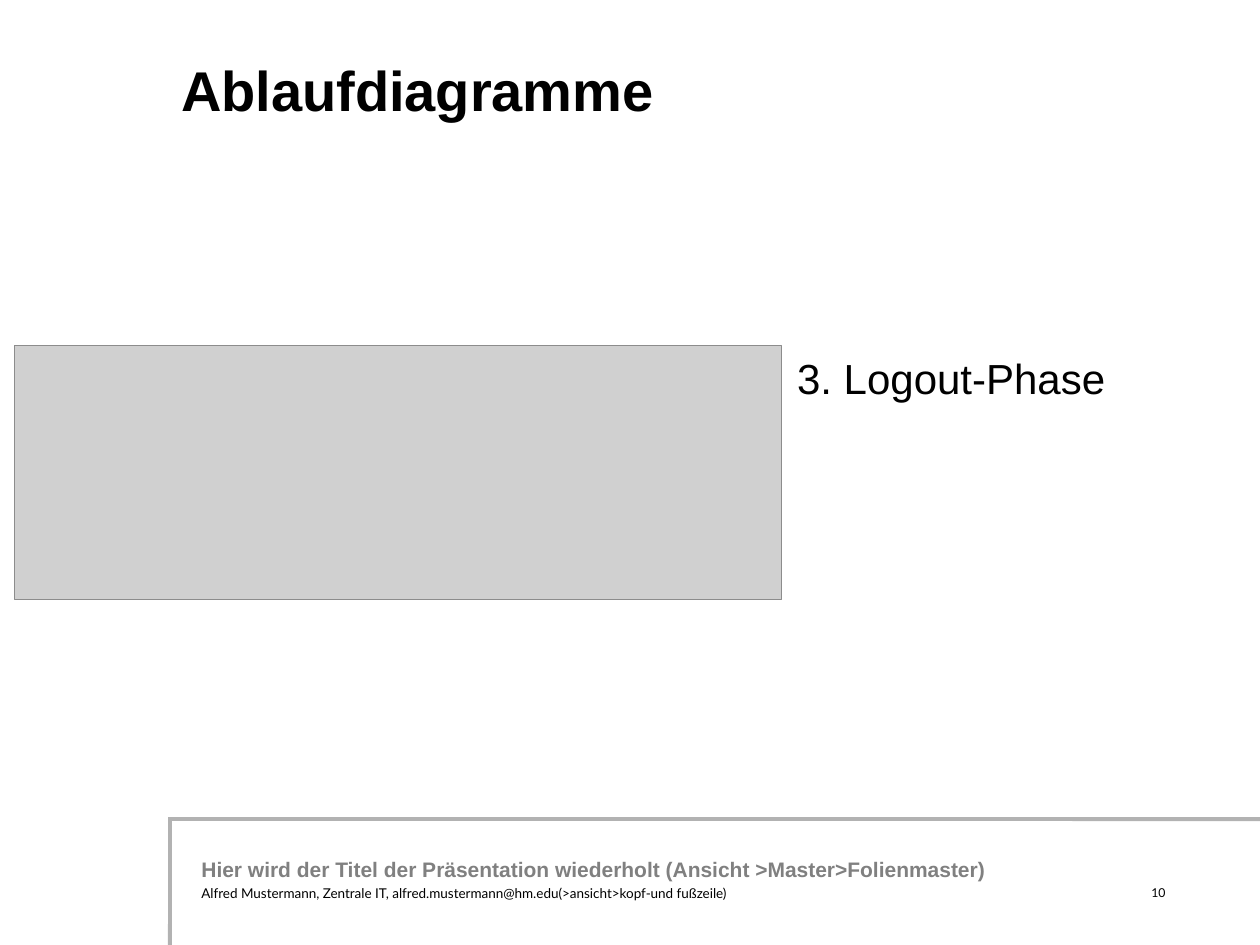
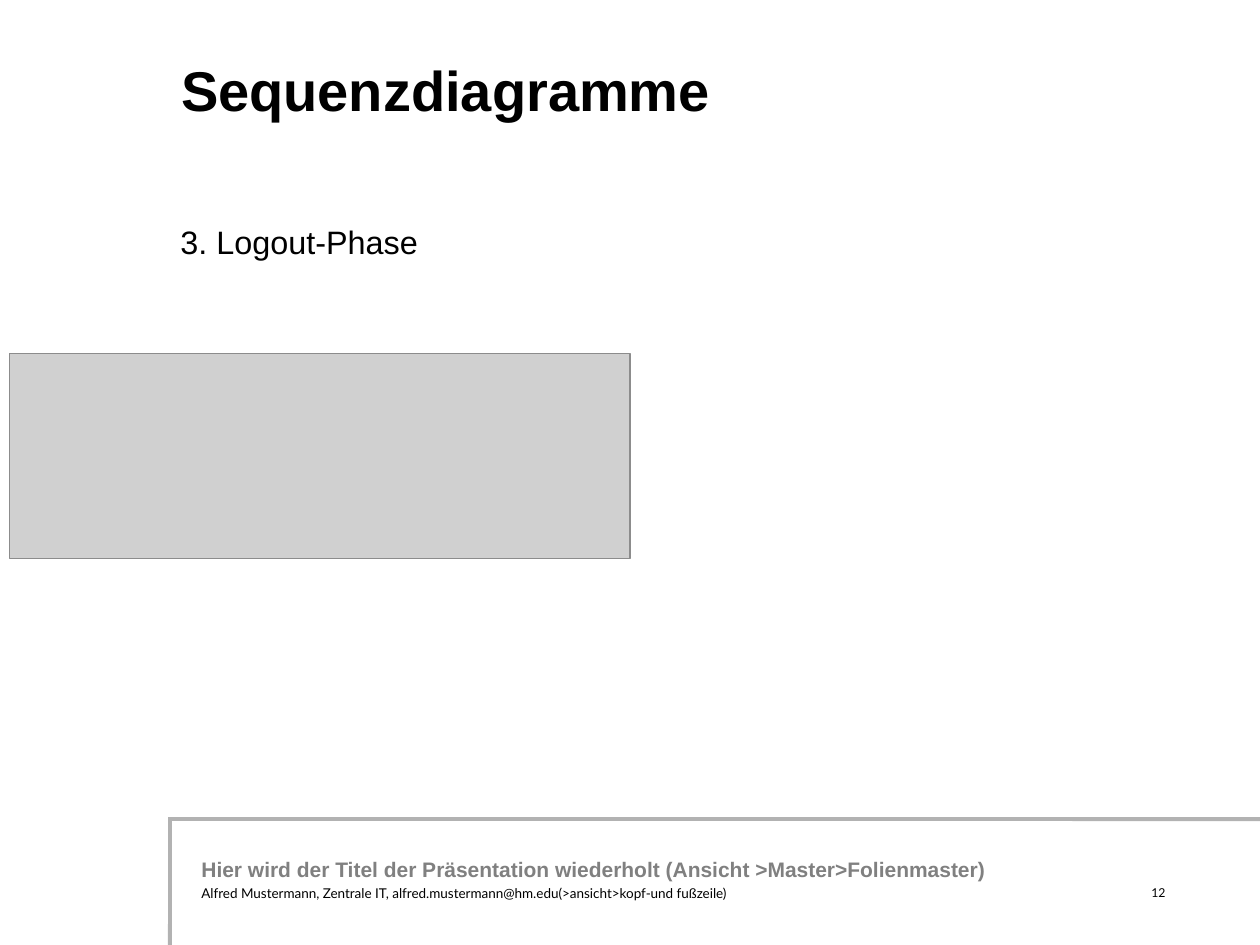
Before and after one commit to simonsymhoven/Datenkommunikation, a slide deck: slide 12 of Aufgabe 1/powerpointpraesentation.ppt (slide 10 before the commit). Drawn at 1260x945 pixels with LibreOffice and Linux fonts; fonts in the diff are those of the drawing; grey boxes stand for pictures; background and template pictures are left out. Boxes give left, top, right and bottom in pixels: in the first picture for what was removed or moved away, otherwise in the second. Text is boxed around its words. In the diff, an @@ line names an element or a change of style, - is before the commit and + after.

```diff
--- a/Aufgabe 1/powerpointpraesentation.ppt
+++ b/Aufgabe 1/powerpointpraesentation.ppt
@@ text at (181, 70, 710, 122): text changed @@
-Ablaufdiagramme
+Sequenzdiagramme
@@ text "3. Logout-Phase": place and size @@
-text "3. Logout-Phase" at (797, 363, 1105, 402)
+text "3. Logout-Phase" at (180, 230, 417, 261)
@@ text "3. Logout-Phase" at (180, 230, 417, 261): size 24 to 18.5 pt; line spacing 1 to 0.9; more space between paragraphs @@
@@ picture: place and size @@
-picture at (15, 345, 781, 598)
+picture at (10, 354, 630, 559)
@@ page number at (1151, 888, 1165, 897): text changed @@
-10
+12
```
Also in this commit, not shown: 20 other slides changed, 4 slides added, 1 slide removed, 3 other files.
